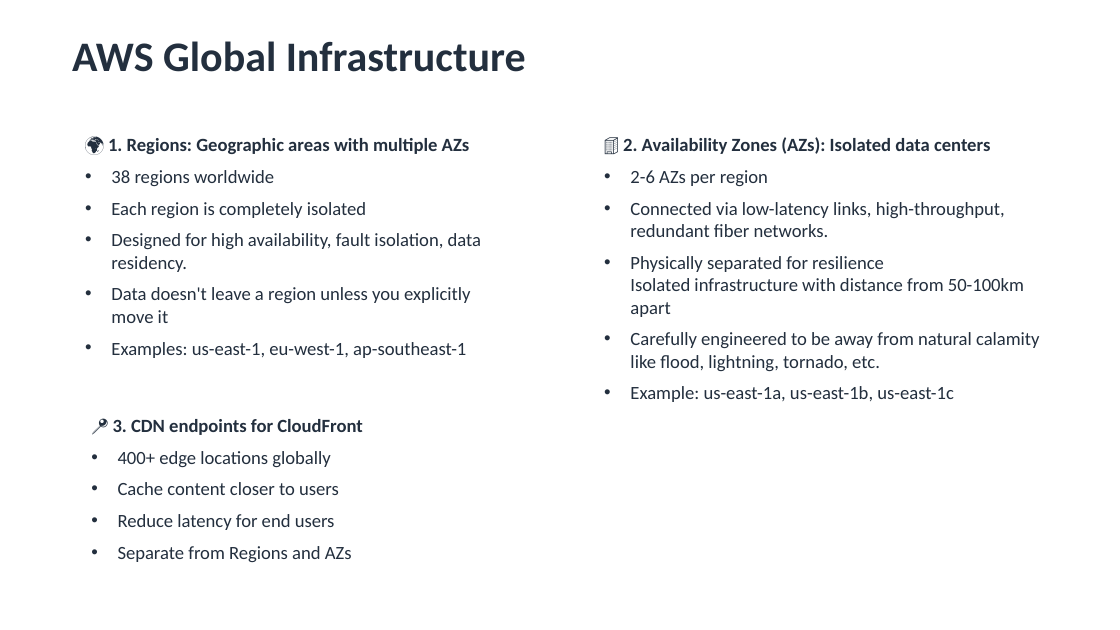
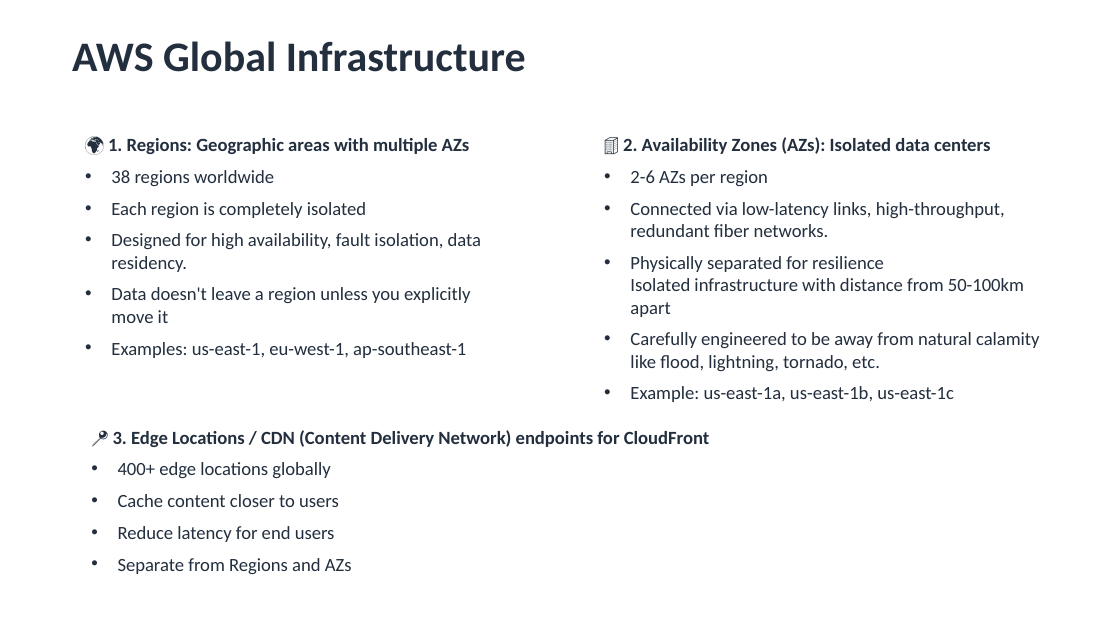
Before and after one commit to aishp411/PPMCAD12, a slide deck: slide 3 of AWS/AWS_Core_Architecture&Security.pptx. Drawn at 1120x630 pixels with LibreOffice and Linux fonts; fonts in the diff are those of the drawing. Boxes give left, top, right and bottom in pixels: in the first picture for what was removed or moved away, otherwise in the second. Text is boxed around its words. In the diff, an @@ line names an element or a change of style, - is before the commit and + after.

```diff
--- a/AWS/AWS_Core_Architecture&Security.pptx
+++ b/AWS/AWS_Core_Architecture&Security.pptx
@@ text "📍 3. Edge Locations / ...": place and size @@
-text "📍 3. Edge Locations / ..." at (113, 419, 363, 562)
+text "📍 3. Edge Locations / ..." at (113, 430, 710, 574)
@@ text at (113, 430, 710, 447): text changed @@
-📍 3. CDN endpoints for CloudFront
+📍 3. Edge Locations / CDN (Content Delivery Network) endpoints for CloudFront
```
Also in this commit, not shown: 4 other slides changed, 55 other files.
